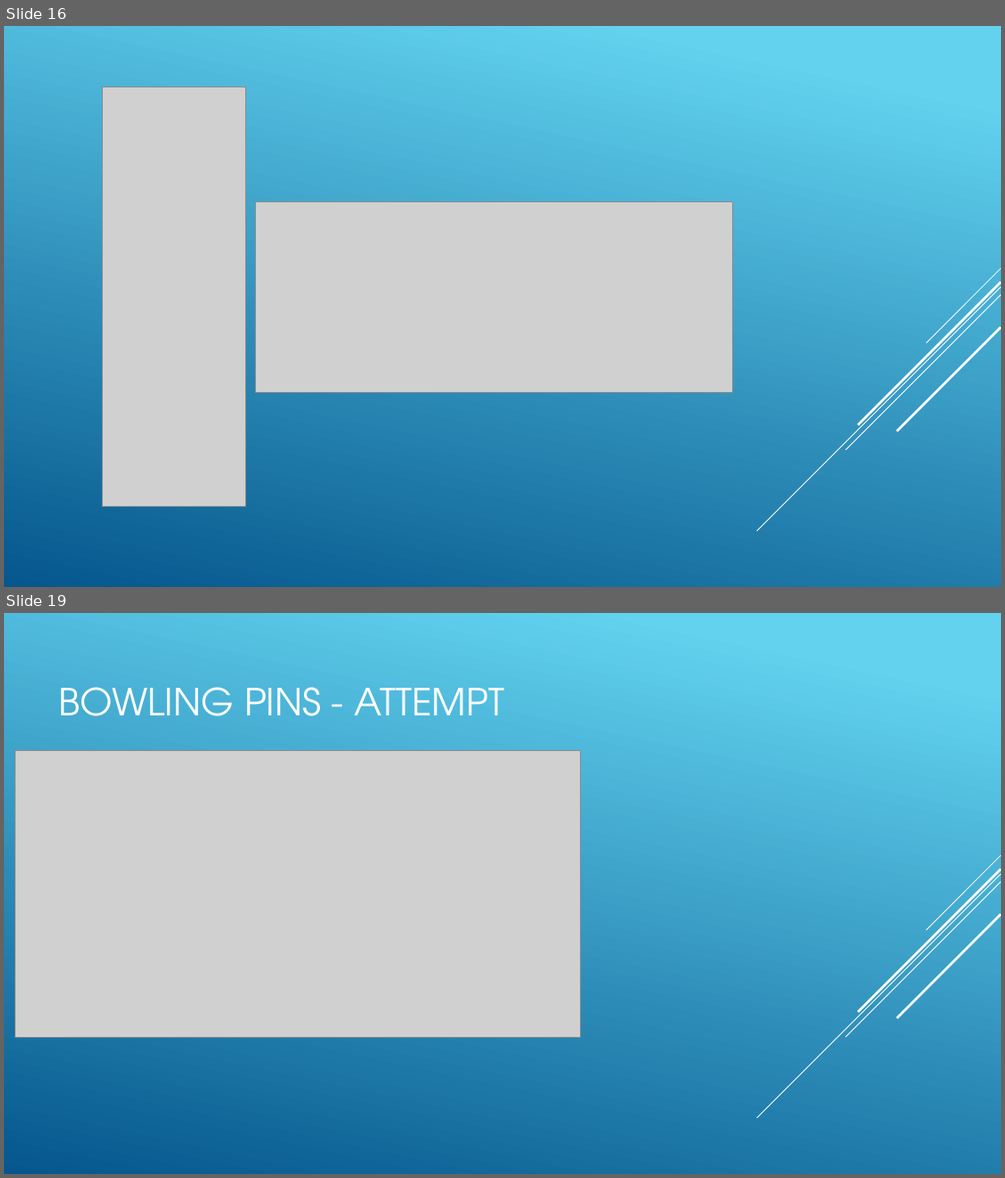
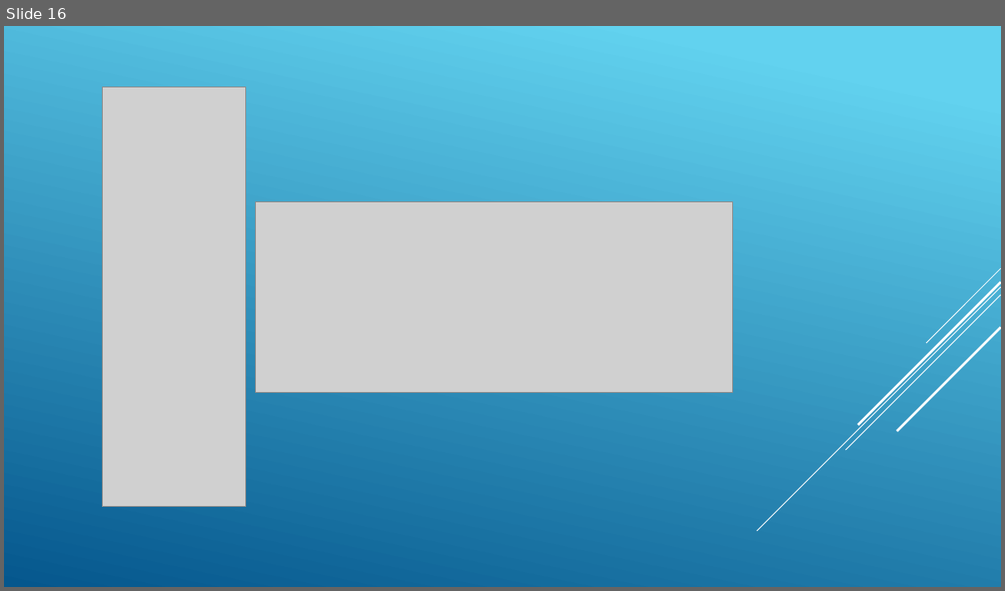
Before and after one commit to revature-scalawags/Project2-Group6, a slide deck: Group Twitter Stream - Project1.pptx. Shown one above the other, each under a label of ours: slides 16 and 19 before the commit, slide 16 after it; the slides between them are not shown. The pictures are 1005x1178 and 1005x591 pixels, drawn with LibreOffice and Linux fonts; fonts in the diff are those of the drawing; grey boxes stand for pictures. Boxes give left, top, right and bottom in pixels: in the first picture for what was removed or moved away, otherwise in the second. Text is boxed around its words. In the diff, an @@ line names an element or a change of style, - is before the commit and + after.

Commit message:
uppdated bowling pins slides

```diff
--- a/Group Twitter Stream - Project1.pptx
+++ b/Group Twitter Stream - Project1.pptx
@@ slide 19 removed at (x1=4, y1=613, x2=1001, y2=1174), background gradient #62D2EF to #05578D; not listed: 5 template elements that a slide beside it also shows @@
@@ title removed at (x1=58, y1=687, x2=505, y2=716) @@
-BOWLING PINS - ATTEMPT
@@ picture removed at (x1=16, y1=750, x2=581, y2=1037) @@
```
Also in this commit, not shown: 6 slides changed, 2 slides added, 1 other slide removed.
